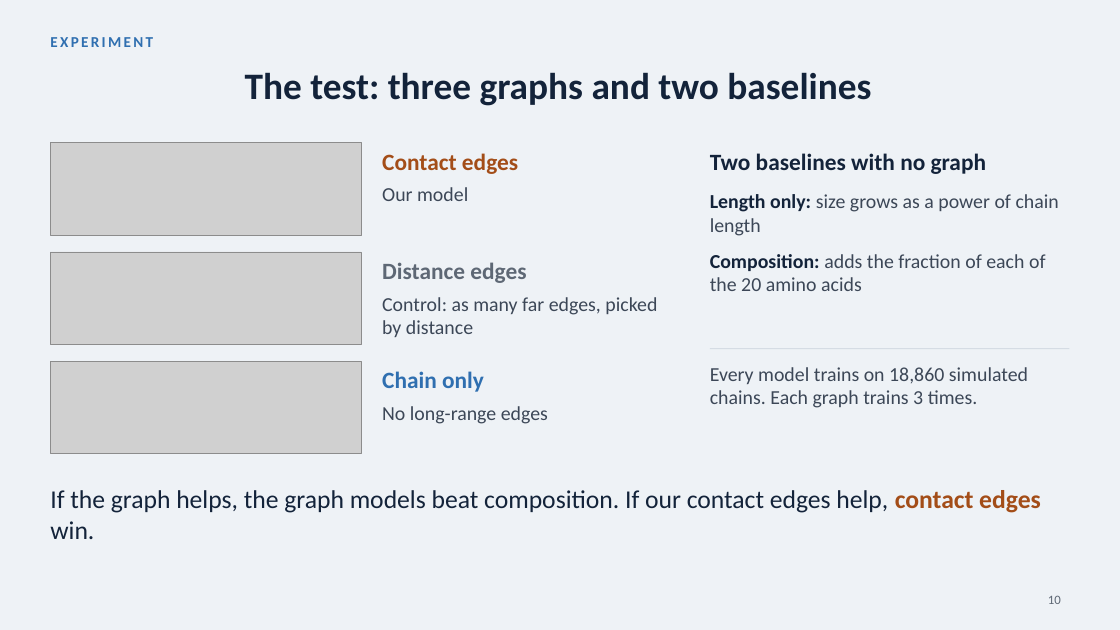
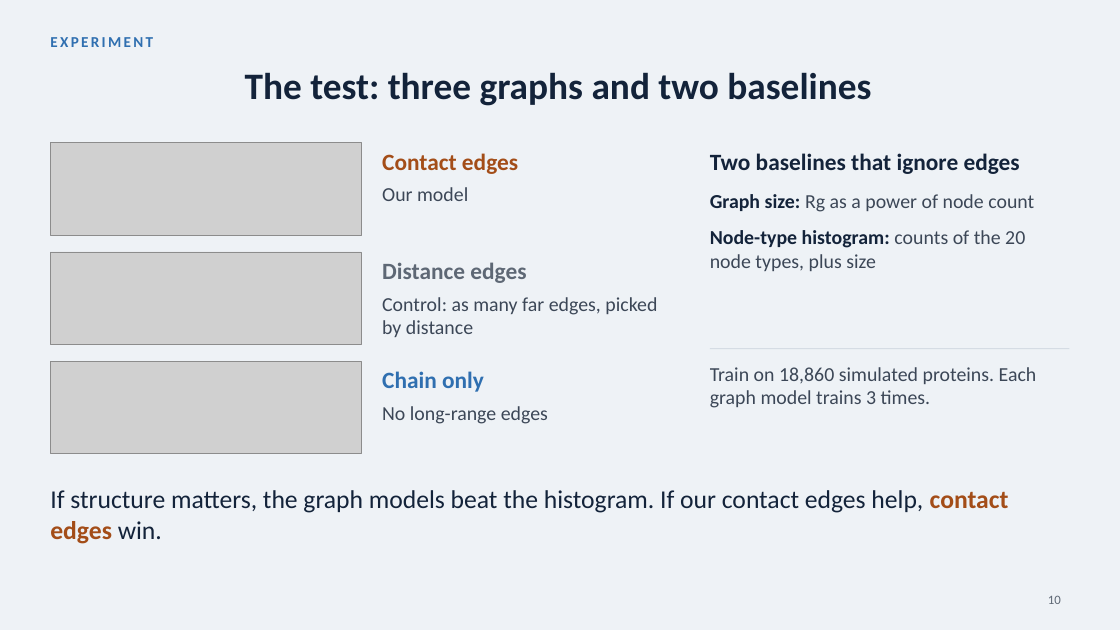
Before and after one commit to Andychung1229/claudev2, a slide deck: slide 10 of comp5222-presentation/ContactGAT_talk.pptx. Drawn at 1120x630 pixels with LibreOffice and Linux fonts; fonts in the diff are those of the drawing; grey boxes stand for pictures. Boxes give left, top, right and bottom in pixels: in the first picture for what was removed or moved away, otherwise in the second. Text is boxed around its words. In the diff, an @@ line names an element or a change of style, - is before the commit and + after.

```diff
--- a/comp5222-presentation/ContactGAT_talk.pptx
+++ b/comp5222-presentation/ContactGAT_talk.pptx
@@ text at (x1=710, y1=153, x2=1020, y2=174): text changed @@
-Two baselines with no graph
+Two baselines that ignore edges
@@ text at (x1=710, y1=194, x2=1034, y2=271): text changed @@
-Length only: size grows as a power of chain length
-Composition: adds the fraction of each of the 20 amino acids
+Graph size: Rg as a power of node count
+Node-type histogram: counts of the 20 node types, plus size
@@ text at (x1=710, y1=367, x2=1037, y2=408): text changed @@
-Every model trains on 18,860 simulated chains. Each graph trains 3 times.
+Train on 18,860 simulated proteins. Each graph model trains 3 times.
@@ text at (x1=50, y1=490, x2=1009, y2=544): text changed @@
-If the graph helps, the graph models beat composition. If our contact edges help, contact edges win.
+If structure matters, the graph models beat the histogram. If our contact edges help, contact edges win.
```
Also in this commit, not shown: 5 other slides changed, 1 slide added, 1 slide removed, 2 other files.
